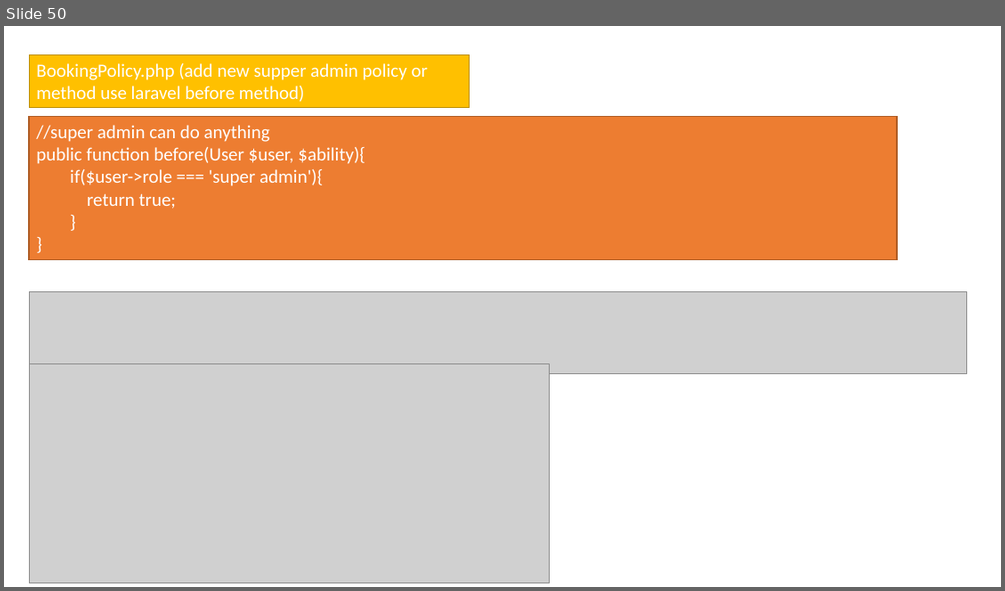
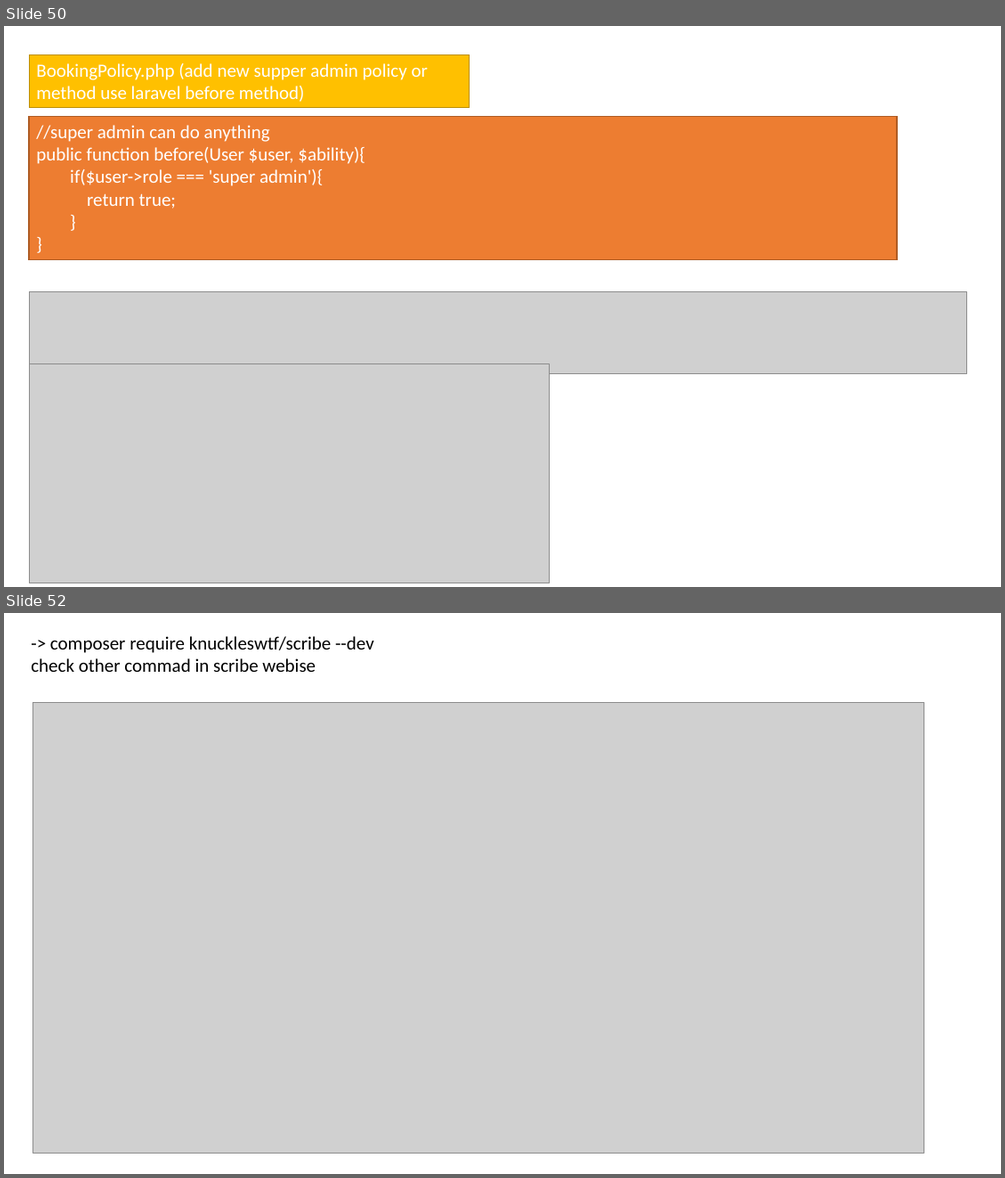
Before and after one commit to abulhasnattanvir/Rest-API-Use-Role-Base, a slide deck: api-create.pptx. Shown one above the other, each under a label of ours: slide 50 before the commit, slides 50 and 52 after it; the slides between them are not shown. The pictures are 1005x591 and 1005x1178 pixels, drawn with LibreOffice and Linux fonts; fonts in the diff are those of the drawing; grey boxes stand for pictures. Boxes give left, top, right and bottom in pixels: in the first picture for what was removed or moved away, otherwise in the second. Text is boxed around its words. In the diff, an @@ line names an element or a change of style, - is before the commit and + after.

Commit message:
update doc

```diff
--- a/api-create.pptx
+++ b/api-create.pptx
@@ slide 52 added at [4,613,1001,1174], background #FFFFFF @@
@@ text added at [31,636,374,672], 18 pt, text #000000 @@
+-> composer require knuckleswtf/scribe --dev
+check other commad in scribe webise
@@ picture added at [32,703,924,1153] @@
```
Also in this commit, not shown: 1 other slide added.
